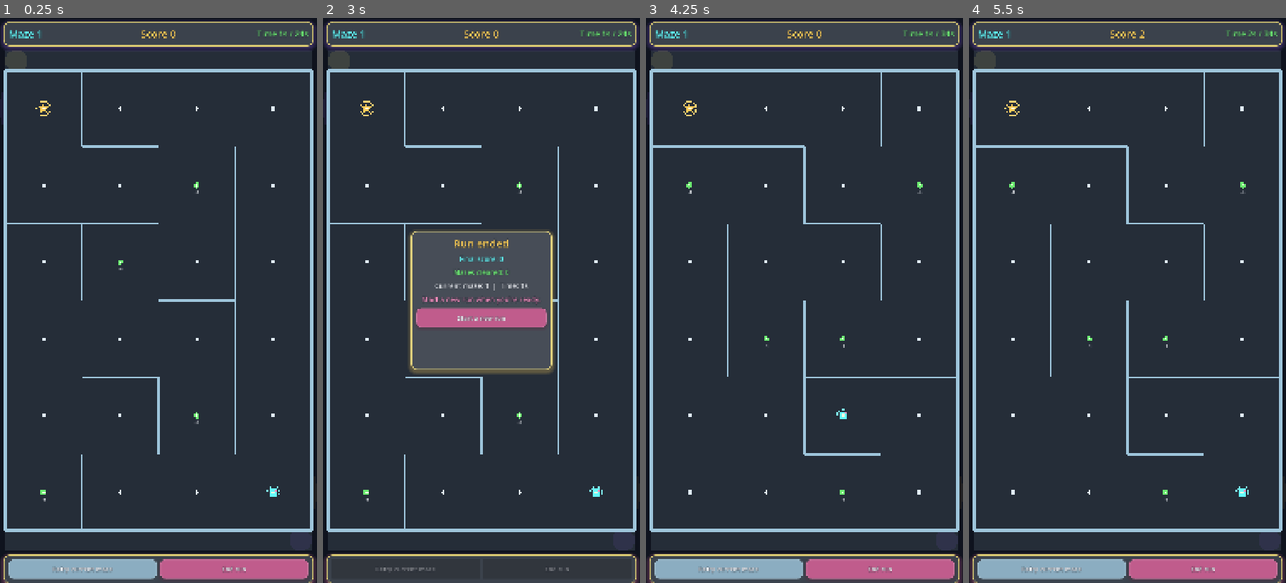
Above: before the commit, frames 1-4 (left to right).
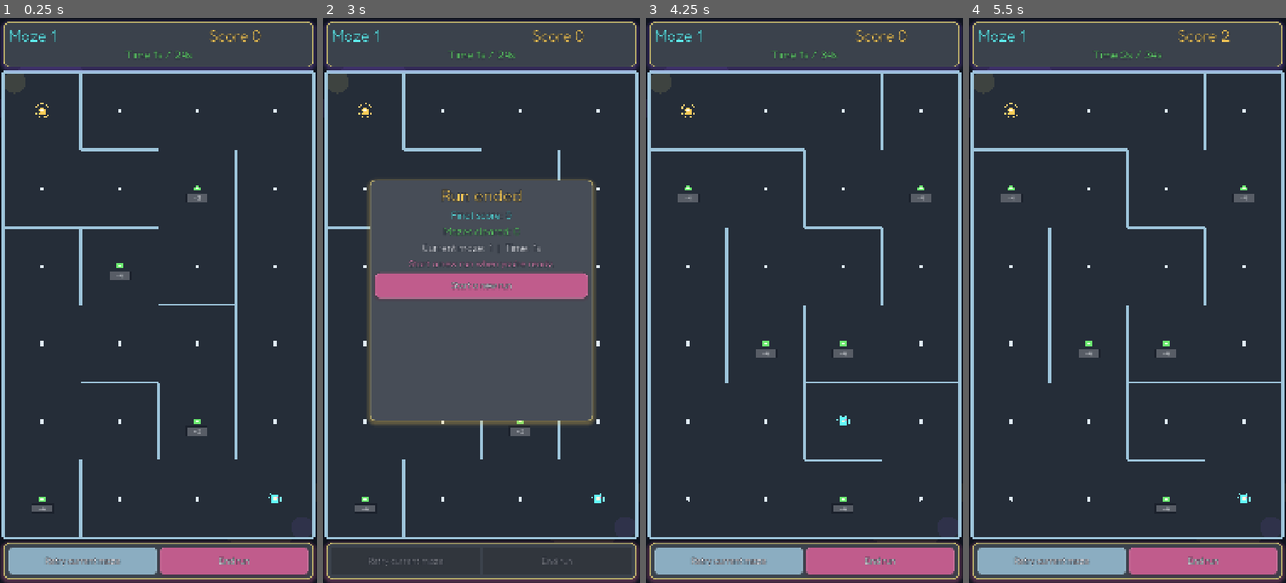
Above: after the commit, the same moments.

Repository: Ninjinkai/maze-point
Game: Godot game, scene res://node_2d.tscn
Same seed, same stepped clock (60 frames per second), same inputs: the game is played once before the commit and once after it.
Inputs (mouse positions are in pixels of both pictures, inside the frame that each line leads up to):
- Up to frame 1 (0.25 s): no input
- Up to frame 2 (3 s): click "Retry current maze" at 0.5 s; click "Retry current maze" at 1.25 s; click "Retry current maze" at 2 s; click "End run" at 2.75 s
- Up to frame 3 (4.25 s): click "Start a new run" at 3.5 s
- Up to frame 4 (5.5 s): tap Enter at 4.25 s; move the mouse to (1197, 272) at 4.27 s; hold Right 4.28-5.03 s; click (1197, 272) at 4.42 s; tap Space at 5 s; move the mouse to (1064, 328) at 5.02 s; hold Down from 5.03 s (still down)

The runs differ from the first frame. In frame 1, 12% of the frame differs, in the area x 0-100%, y 2-100%; in frame 2, 34%; in frame 3, 12%; in frame 4, 12%.

Commit message:
Polish maze presentation
Co-authored-by: Copilot <223556219+Copilot@users.noreply.github.com>

Diff:
--- a/scripts/game.gd
+++ b/scripts/game.gd
@@ -3,13 +3,13 @@
 const MazeGeneratorScript = preload("res://scripts/maze_generator.gd")
 const TEXT_COLOR := Color("f5f7fb")
 const OUTLINE_COLOR := Color("1a1f2a")
-const TOP_HUD_HEIGHT := 108.0
-const BOTTOM_HUD_HEIGHT := 108.0
-const OUTER_MARGIN := 18.0
 const AUTO_ADVANCE_SECONDS := 2.8
 const JOYPAD_DEADZONE := 0.38
 const JOYPAD_TRIGGER := 0.72
 const BASE_LEVEL_AREA := 24.0
+const BASE_TOP_HUD_HEIGHT := 180.0
+const BASE_BOTTOM_HUD_HEIGHT := 150.0
+const BASE_OUTER_MARGIN := 12.0
 
 enum SplashMode {
 	NONE,
@@ -40,6 +40,7 @@
 var run_total_score: int = 0
 var run_levels_cleared: int = 0
 var splash_mode: SplashMode = SplashMode.NONE
+var last_viewport_size: Vector2 = Vector2.ZERO
 
 var level_bonus_values: Dictionary = {}
 var collected_bonus_cells: Dictionary = {}
@@ -81,18 +82,25 @@
 var splash_stars_label: Label
 var splash_caption_label: Label
 var advance_timer: Timer
+var ui_font: Font
 
 
 func _ready() -> void:
 	randomize()
+	_load_ui_font()
 	_apply_palette(level)
 	_build_ui()
 	_build_advance_timer()
+	_refresh_ui_layout()
 	_start_new_run()
 
 
 func _process(delta: float) -> void:
 	pulse_time += delta
+	var viewport_size: Vector2 = get_viewport_rect().size
+	if viewport_size != last_viewport_size:
+		last_viewport_size = viewport_size
+		_refresh_ui_layout()
 	if splash_mode == SplashMode.NONE and not completed:
 		level_elapsed_time += delta
 		_update_ui()
@@ -100,7 +108,7 @@
 
 
 func _unhandled_input(event: InputEvent) -> void:
-	if splash_mode == SplashMode.RUN_COMPLETE or completed:
+	if splash_mode == SplashMode.RUN_COMPLETE or splash_mode == SplashMode.LEVEL_COMPLETE or completed:
 		return
 
 	if event is InputEventScreenTouch:
@@ -329,7 +337,6 @@
 	_set_footer_enabled(false)
 	_update_ui()
 	_update_completion_splash()
-	advance_timer.start(AUTO_ADVANCE_SECONDS)
 
 
 func _advance_to_next_level() -> void:
@@ -356,8 +363,9 @@
 	splash_stars_label.visible = true
 	splash_stars_label.text = _build_star_string(stars)
 	splash_stars_label.add_theme_color_override("font_color", goal_color)
-	splash_caption_label.text = _get_star_caption(stars)
-	splash_action_button.visible = false
+	splash_caption_label.text = "%s Tap continue when you're ready." % _get_star_caption(stars)
+	splash_action_button.text = "Continue"
+	splash_action_button.visible = true
 	_set_splash_visible(true)
 
 
@@ -372,6 +380,7 @@
 	splash_retries_label.text = "Current maze: %d  |  Time: %ds" % [level, _current_elapsed_seconds()]
 	splash_stars_label.visible = false
 	splash_caption_label.text = "Start a new run when you're ready."
+	splash_action_button.text = "Start a new run"
 	splash_action_button.visible = true
 	_set_splash_visible(true)
 
@@ -485,8 +494,8 @@
 func _get_draw_area() -> Rect2:
 	var viewport_size: Vector2 = get_viewport_rect().size
 	return Rect2(
-		Vector2(OUTER_MARGIN, TOP_HUD_HEIGHT),
-		viewport_size - Vector2(OUTER_MARGIN * 2.0, TOP_HUD_HEIGHT + BOTTOM_HUD_HEIGHT)
+		Vector2(_get_outer_margin(), _get_top_hud_height()),
+		viewport_size - Vector2(_get_outer_margin() * 2.0, _get_top_hud_height() + _get_bottom_hud_height())
 	)
 
 
@@ -517,45 +526,33 @@
 
 	top_panel = PanelContainer.new()
 	top_panel.anchor_right = 1.0
-	top_panel.offset_left = 12.0
-	top_panel.offset_top = 12.0
-	top_panel.offset_right = -12.0
-	top_panel.offset_bottom = TOP_HUD_HEIGHT - 12.0
 	ui.add_child(top_panel)
 
-	var top_content: HBoxContainer = HBoxContainer.new()
-	top_content.alignment = BoxContainer.ALIGNMENT_CENTER
-	top_content.add_theme_constant_override("separation", 24)
+	var top_content: VBoxContainer = VBoxContainer.new()
+	top_content.add_theme_constant_override("separation", 8)
 	top_panel.add_child(top_content)
+
+	var top_row: HBoxContainer = HBoxContainer.new()
+	top_row.add_theme_constant_override("separation", 24)
+	top_content.add_child(top_row)
 
 	maze_label = Label.new()
 	maze_label.size_flags_horizontal = Control.SIZE_EXPAND_FILL
-	maze_label.add_theme_font_size_override("font_size", 34)
-	maze_label.add_theme_constant_override("outline_size", 5)
-	top_content.add_child(maze_label)
+	top_row.add_child(maze_label)
 
 	score_label = Label.new()
 	score_label.horizontal_alignment = HORIZONTAL_ALIGNMENT_CENTER
 	score_label.size_flags_horizontal = Control.SIZE_EXPAND_FILL
-	score_label.add_theme_font_size_override("font_size", 34)
-	score_label.add_theme_constant_override("outline_size", 5)
-	top_content.add_child(score_label)
+	top_row.add_child(score_label)
 
 	timer_label = Label.new()
-	timer_label.horizontal_alignment = HORIZONTAL_ALIGNMENT_RIGHT
-	timer_label.size_flags_horizontal = Control.SIZE_EXPAND_FILL
-	timer_label.add_theme_font_size_override("font_size", 28)
-	timer_label.add_theme_constant_override("outline_size", 4)
+	timer_label.horizontal_alignment = HORIZONTAL_ALIGNMENT_CENTER
 	top_content.add_child(timer_label)
 
 	bottom_panel = PanelContainer.new()
 	bottom_panel.anchor_top = 1.0
 	bottom_panel.anchor_right = 1.0
 	bottom_panel.anchor_bottom = 1.0
-	bottom_panel.offset_left = 12.0
-	bottom_panel.offset_top = -BOTTOM_HUD_HEIGHT + 12.0
-	bottom_panel.offset_right = -12.0
-	bottom_panel.offset_bottom = -12.0
 	ui.add_child(bottom_panel)
 
 	var bottom_content: HBoxContainer = HBoxContainer.new()
@@ -575,10 +572,6 @@
 	splash_panel.anchor_top = 0.5
 	splash_panel.anchor_right = 0.5
 	splash_panel.anchor_bottom = 0.5
-	splash_panel.offset_left = -240.0
-	splash_panel.offset_top = -236.0
-	splash_panel.offset_right = 240.0
-	splash_panel.offset_bottom = 236.0
 	splash_panel.visible = false
 	ui.add_child(splash_panel)
 
@@ -588,8 +581,6 @@
 
 	splash_title_label = Label.new()
 	splash_title_label.horizontal_alignment = HORIZONTAL_ALIGNMENT_CENTER
-	splash_title_label.add_theme_font_size_override("font_size", 36)
-	splash_title_label.add_theme_constant_override("outline_size", 6)
 	splash_content.add_child(splash_title_label)
 
 	splash_score_label = _make_splash_stat_label()
@@ -603,18 +594,14 @@
 
 	splash_stars_label = Label.new()
 	splash_stars_label.horizontal_alignment = HORIZONTAL_ALIGNMENT_CENTER
-	splash_stars_label.add_theme_font_size_override("font_size", 42)
-	splash_stars_label.add_theme_constant_override("outline_size", 6)
 	splash_content.add_child(splash_stars_label)
 
 	splash_caption_label = Label.new()
 	splash_caption_label.horizontal_alignment = HORIZONTAL_ALIGNMENT_CENTER
-	splash_caption_label.add_theme_font_size_override("font_size", 24)
-	splash_caption_label.add_theme_constant_override("outline_size", 5)
 	splash_content.add_child(splash_caption_label)
 
 	splash_action_button = _make_button("Start a new run")
-	splash_action_button.pressed.connect(_start_new_run)
+	splash_action_button.pressed.connect(_handle_splash_action)
 	splash_content.add_child(splash_action_button)
 
 	_apply_palette_to_ui()
@@ -627,23 +614,24 @@
 	add_child(advance_timer)
 
 
+func _handle_splash_action() -> void:
+	match splash_mode:
+		SplashMode.LEVEL_COMPLETE:
+			_advance_to_next_level()
+		SplashMode.RUN_COMPLETE:
+			_start_new_run()
+
+
 func _make_button(text: String) -> Button:
 	var button: Button = Button.new()
 	button.text = text
-	button.custom_minimum_size = Vector2(0, 66)
 	button.size_flags_horizontal = Control.SIZE_EXPAND_FILL
-	button.add_theme_font_size_override("font_size", 22)
-	button.add_theme_color_override("font_color", TEXT_COLOR)
-	button.add_theme_constant_override("outline_size", 4)
-	button.add_theme_color_override("font_outline_color", OUTLINE_COLOR)
 	return button
 
 
 func _make_splash_stat_label() -> Label:
 	var label: Label = Label.new()
 	label.horizontal_alignment = HORIZONTAL_ALIGNMENT_CENTER
-	label.add_theme_font_size_override("font_size", 24)
-	label.add_theme_constant_override("outline_size", 4)
 	return label
 
 
@@ -710,6 +698,112 @@
 	splash_caption_label.add_theme_color_override("font_outline_color", OUTLINE_COLOR)
 
 
+func _refresh_ui_layout() -> void:
+	if top_panel == null:
+		return
+
+	var margin: float = _get_outer_margin()
+	var top_height: float = _get_top_hud_height()
+	var bottom_height: float = _get_bottom_hud_height()
+	var splash_width: float = minf(get_viewport_rect().size.x - margin * 2.0, 760.0 * _get_ui_scale())
+	var splash_height: float = minf(get_viewport_rect().size.y - margin * 3.0, 820.0 * _get_ui_scale())
+
+	top_panel.offset_left = margin
+	top_panel.offset_top = margin
+	top_panel.offset_right = -margin
+	top_panel.offset_bottom = top_height - margin
+
+	bottom_panel.offset_left = margin
+	bottom_panel.offset_top = -bottom_height + margin
+	bottom_panel.offset_right = -margin
+	bottom_panel.offset_bottom = -margin
+
+	splash_panel.offset_left = -splash_width * 0.5
+	splash_panel.offset_top = -splash_height * 0.5
+	splash_panel.offset_right = splash_width * 0.5
+	splash_panel.offset_bottom = splash_height * 0.5
+
+	_apply_ui_metrics()
+
+
+func _apply_ui_metrics() -> void:
+	var scale: float = _get_ui_scale()
+	var header_size: int = int(round(52.0 * scale))
+	var timer_size: int = int(round(38.0 * scale))
+	var button_size: int = int(round(30.0 * scale))
+	var splash_title_size: int = int(round(58.0 * scale))
+	var splash_stat_size: int = int(round(34.0 * scale))
+	var splash_star_size: int = int(round(72.0 * scale))
+	var splash_caption_size: int = int(round(32.0 * scale))
+
+	_apply_label_style(maze_label, header_size, 7, player_color)
+	maze_label.vertical_alignment = VERTICAL_ALIGNMENT_CENTER
+	_apply_label_style(score_label, header_size, 7, goal_color)
+	score_label.vertical_alignment = VERTICAL_ALIGNMENT_CENTER
+	_apply_label_style(timer_label, timer_size, 6, bonus_color)
+	timer_label.vertical_alignment = VERTICAL_ALIGNMENT_CENTER
+
+	_apply_label_style(splash_title_label, splash_title_size, 8, goal_color)
+	_apply_label_style(splash_score_label, splash_stat_size, 6, player_color)
+	_apply_label_style(splash_optimal_label, splash_stat_size, 6, bonus_color)
+	_apply_label_style(splash_retries_label, splash_stat_size, 6, TEXT_COLOR)
+	_apply_label_style(splash_caption_label, splash_caption_size, 6, secondary_glow_color.lightened(0.2))
+
+	splash_stars_label.add_theme_font_override("font", ui_font)
+	splash_stars_label.add_theme_font_size_override("font_size", splash_star_size)
+	splash_stars_label.add_theme_constant_override("outline_size", 8)
+	splash_stars_label.add_theme_color_override("font_outline_color", OUTLINE_COLOR)
+
+	_apply_button_style_metrics(retry_button, button_size)
+	_apply_button_style_metrics(end_run_button, button_size)
+	_apply_button_style_metrics(splash_action_button, button_size)
+
+
+func _apply_label_style(label: Label, font_size: int, outline_size: int, color: Color) -> void:
+	label.add_theme_font_override("font", ui_font)
+	label.add_theme_font_size_override("font_size", font_size)
+	label.add_theme_constant_override("outline_size", outline_size)
+	label.add_theme_color_override("font_color", color)
+	label.add_theme_color_override("font_outline_color", OUTLINE_COLOR)
+
+
+func _apply_button_style_metrics(button: Button, font_size: int) -> void:
+	button.custom_minimum_size = Vector2(0.0, round(86.0 * _get_ui_scale()))
+	button.add_theme_font_override("font", ui_font)
+	button.add_theme_font_size_override("font_size", font_size)
+	button.add_theme_constant_override("outline_size", 5)
+	button.add_theme_color_override("font_color", TEXT_COLOR)
+	button.add_theme_color_override("font_outline_color", OUTLINE_COLOR)
+
+
+func _get_ui_scale() -> float:
+	var viewport_size: Vector2 = get_viewport_rect().size
+	return clampf(minf(viewport_size.x / 1080.0, viewport_size.y / 1920.0), 0.92, 1.45)
+
+
+func _get_top_hud_height() -> float:
+	return BASE_TOP_HUD_HEIGHT * _get_ui_scale()
+
+
+func _get_bottom_hud_height() -> float:
+	return BASE_BOTTOM_HUD_HEIGHT * _get_ui_scale()
+
+
+func _get_outer_margin() -> float:
+	return BASE_OUTER_MARGIN * _get_ui_scale()
+
+
+func _load_ui_font() -> void:
+	var font_bytes: PackedByteArray = FileAccess.get_file_as_bytes("res://assets/fonts/Fredoka.ttf")
+	if font_bytes.is_empty():
+		ui_font = ThemeDB.fallback_font
+		return
+
+	var font_file: FontFile = FontFile.new()
+	font_file.data = font_bytes
+	ui_font = font_file
+
+
 func _make_panel_style(bg_color: Color, border_color: Color, shadow_color: Color) -> StyleBoxFlat:
 	var style: StyleBoxFlat = StyleBoxFlat.new()
 	style.bg_color = bg_color
@@ -776,9 +870,9 @@
 
 
 func _draw_bonus_marker(center: Vector2, radius: float, pulse: float, bonus_value: int) -> void:
-	var points: PackedVector2Array = _make_regular_polygon(center, radius * (0.9 + pulse * 0.08), 6, PI / 6.0)
+	var points: PackedVector2Array = _make_regular_polygon(center, radius * (0.98 + pulse * 0.08), 6, PI / 6.0)
 	draw_colored_polygon(points, bonus_color)
-	draw_circle(center, radius * 0.35, bonus_inner_color)
+	draw_circle(center, radius * 0.42, bonus_inner_color)
 	_draw_bonus_value(center, radius, bonus_value)
 
 
@@ -835,13 +929,28 @@
 
 
 func _draw_bonus_value(center: Vector2, radius: float, bonus_value: int) -> void:
-	var font: Font = ThemeDB.fallback_font
-	var font_size: int = maxi(14, int(round(radius * 1.35)))
-	var label_width: float = radius * 6.0
-	var label_position: Vector2 = center + Vector2(-label_width * 0.5, radius * 2.15 + float(font_size) * 0.35)
+	var font_size: int = maxi(18, mini(32, int(round(radius * 2.1))))
+	var label_width: float = radius * 6.8
+	var label_height: float = font_size * 1.35
+	var label_rect: Rect2 = Rect2(
+		center + Vector2(-label_width * 0.5, radius * 1.55),
+		Vector2(label_width, label_height)
+	)
+	draw_rect(label_rect, _with_alpha(OUTLINE_COLOR, 0.86), true)
+	draw_rect(label_rect.grow(-2.0), _with_alpha(panel_color.lightened(0.16), 0.96), true)
+	var baseline: Vector2 = label_rect.position + Vector2(0.0, label_height * 0.78)
 	draw_string(
-		font,
-		label_position,
+		ui_font,
+		baseline + Vector2(0.0, 1.0),
+		"-%d" % bonus_value,
+		HORIZONTAL_ALIGNMENT_CENTER,
+		label_width,
+		font_size,
+		OUTLINE_COLOR
+	)
+	draw_string(
+		ui_font,
+		baseline,
 		"-%d" % bonus_value,
 		HORIZONTAL_ALIGNMENT_CENTER,
 		label_width,
Binary file added: assets/fonts/Fredoka.ttf
Not shown, added: assets/fonts/OFL.txt
